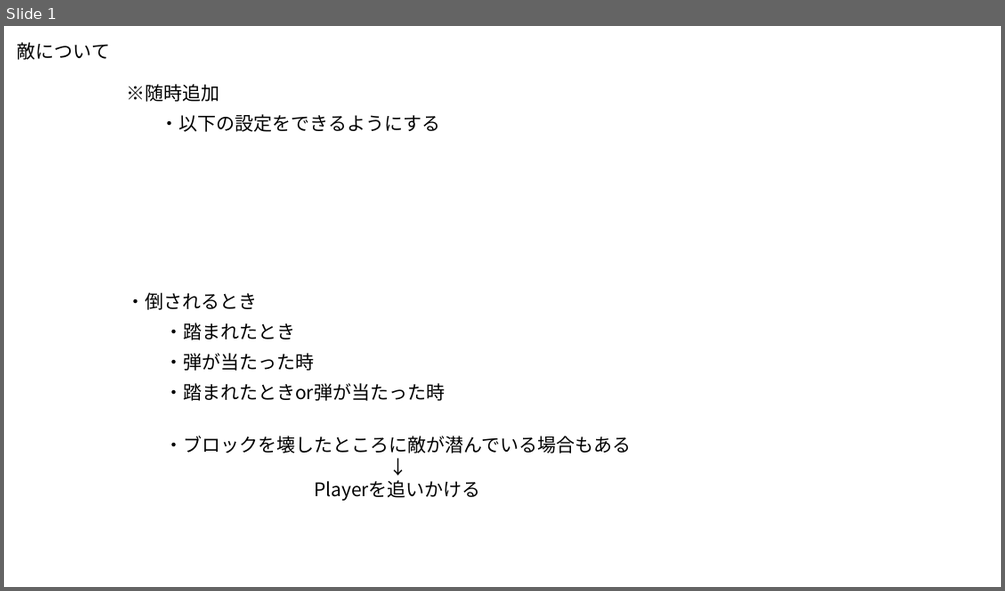
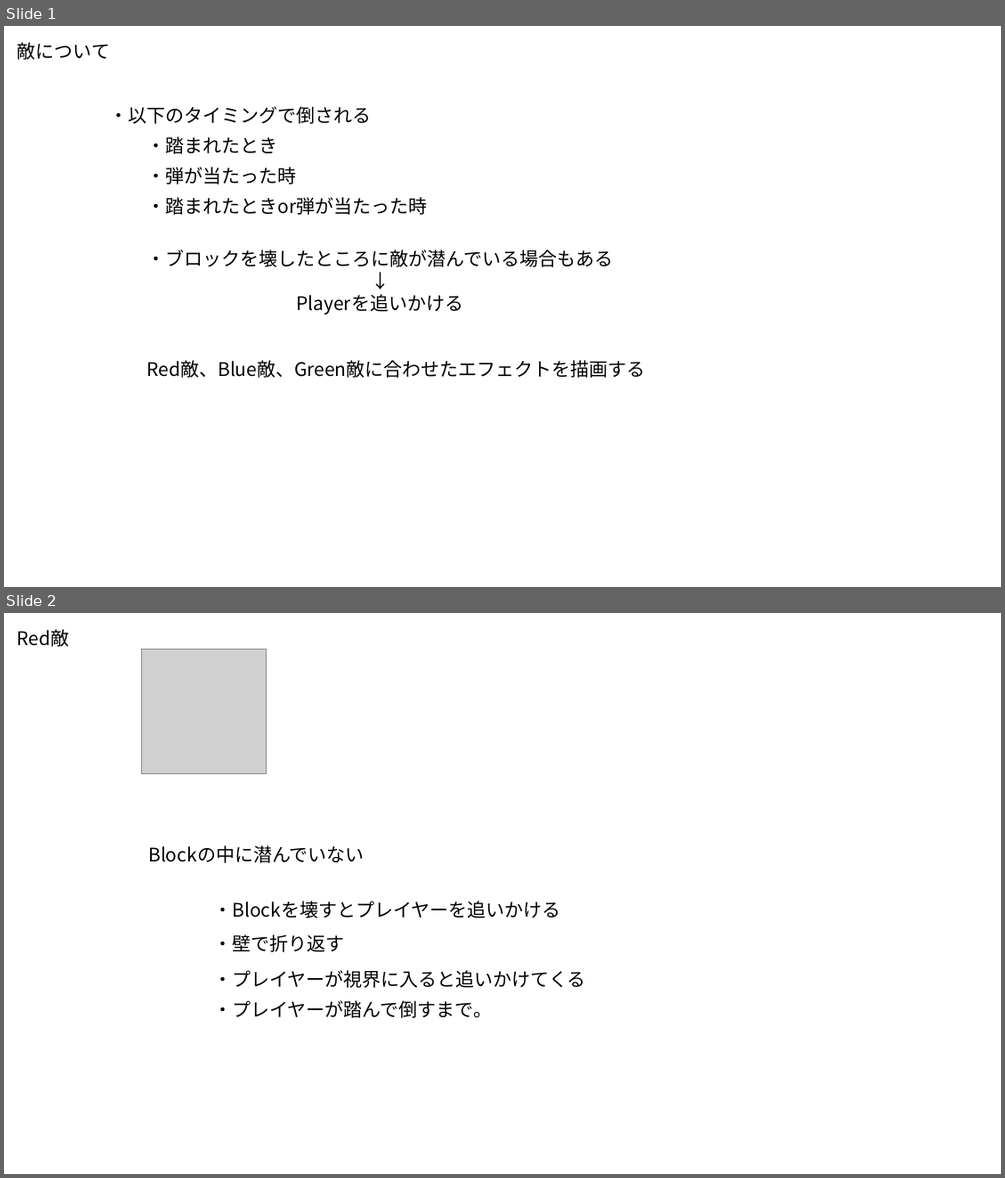
Before and after one commit to syo-ya/GameProductionPractice1, a slide deck: ゲーム制作課題「Breaking_UP」/仕様書/敵.pptx. Shown one above the other, each under a label of ours: slide 1 before the commit, slides 1 and 2 after it. The pictures are 1005x591 and 1005x1178 pixels, drawn with LibreOffice and Linux fonts; fonts in the diff are those of the drawing; grey boxes stand for pictures. Boxes give left, top, right and bottom in pixels: in the first picture for what was removed or moved away, otherwise in the second. Text is boxed around its words. In the diff, an @@ line names an element or a change of style, - is before the commit and + after.

```diff
--- a/ゲーム制作課題「Breaking_UP」/仕様書/敵.pptx
+++ b/ゲーム制作課題「Breaking_UP」/仕様書/敵.pptx
@@ slide 2 added at [4,613,1001,1174], background #FFFFFF @@
@@ text added at [17,629,70,647], 18 pt, text #000000 @@
+Red敵
@@ picture added at [141,649,266,774] @@
@@ text added at [148,845,364,863], 18 pt, text #000000 @@
+Blockの中に潜んでいない
@@ text added at [214,900,561,918], 18 pt, text #000000 @@
+・Blockを壊すとプレイヤーを追いかける
@@ text added at [214,934,345,952], 18 pt, text #000000 @@
+・壁で折り返す
@@ text added at [214,970,586,988], 18 pt, text #000000 @@
+・プレイヤーが視界に入ると追いかけてくる
@@ text added at [214,1000,492,1018], 18 pt, text #000000 @@
+・プレイヤーが踏んで倒すまで。
@@ slide 1 changed as well @@
@@ text removed at [127,84,220,102] @@
-※随時追加
@@ text at [109,106,371,124]: text changed @@
-・倒されるとき
+・以下のタイミングで倒される
@@ text removed at [161,114,441,132] @@
-・以下の設定をできるようにする
@@ 4 texts: place and size @@
-4 texts at [164,322,631,500]
+4 texts at [146,136,613,314]
@@ text added at [146,360,645,378], 18 pt, text #000000 @@
+Red敵、Blue敵、Green敵に合わせたエフェクトを描画する
```
Also in this commit, not shown: 2 other slides added.
